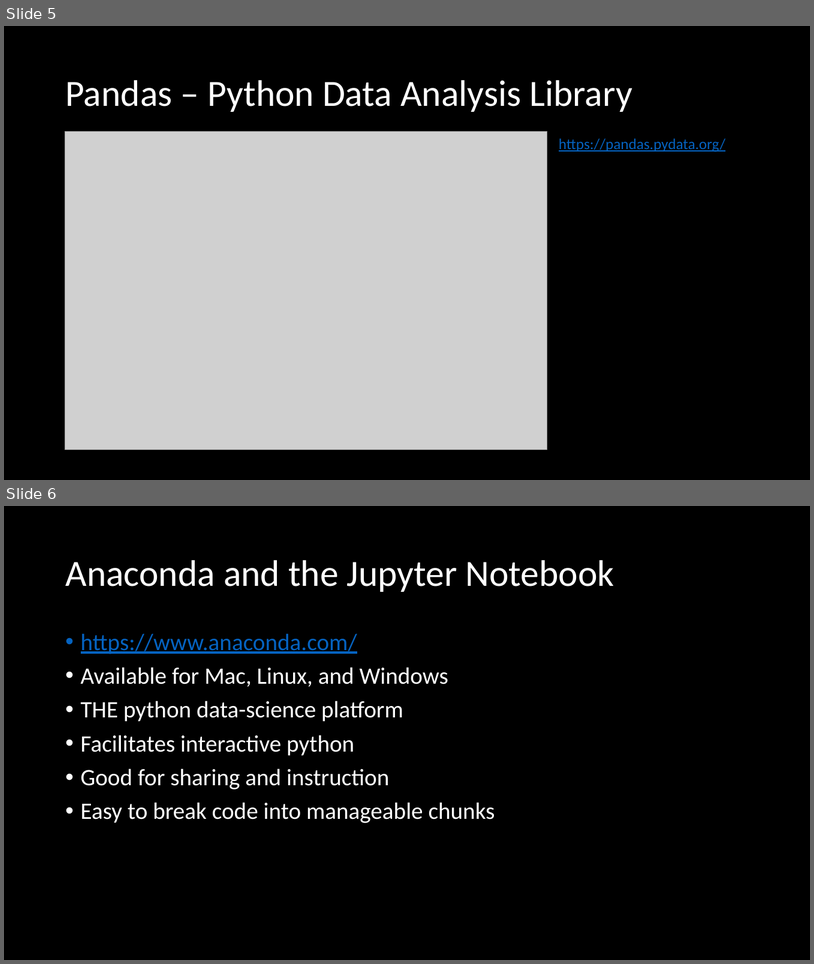
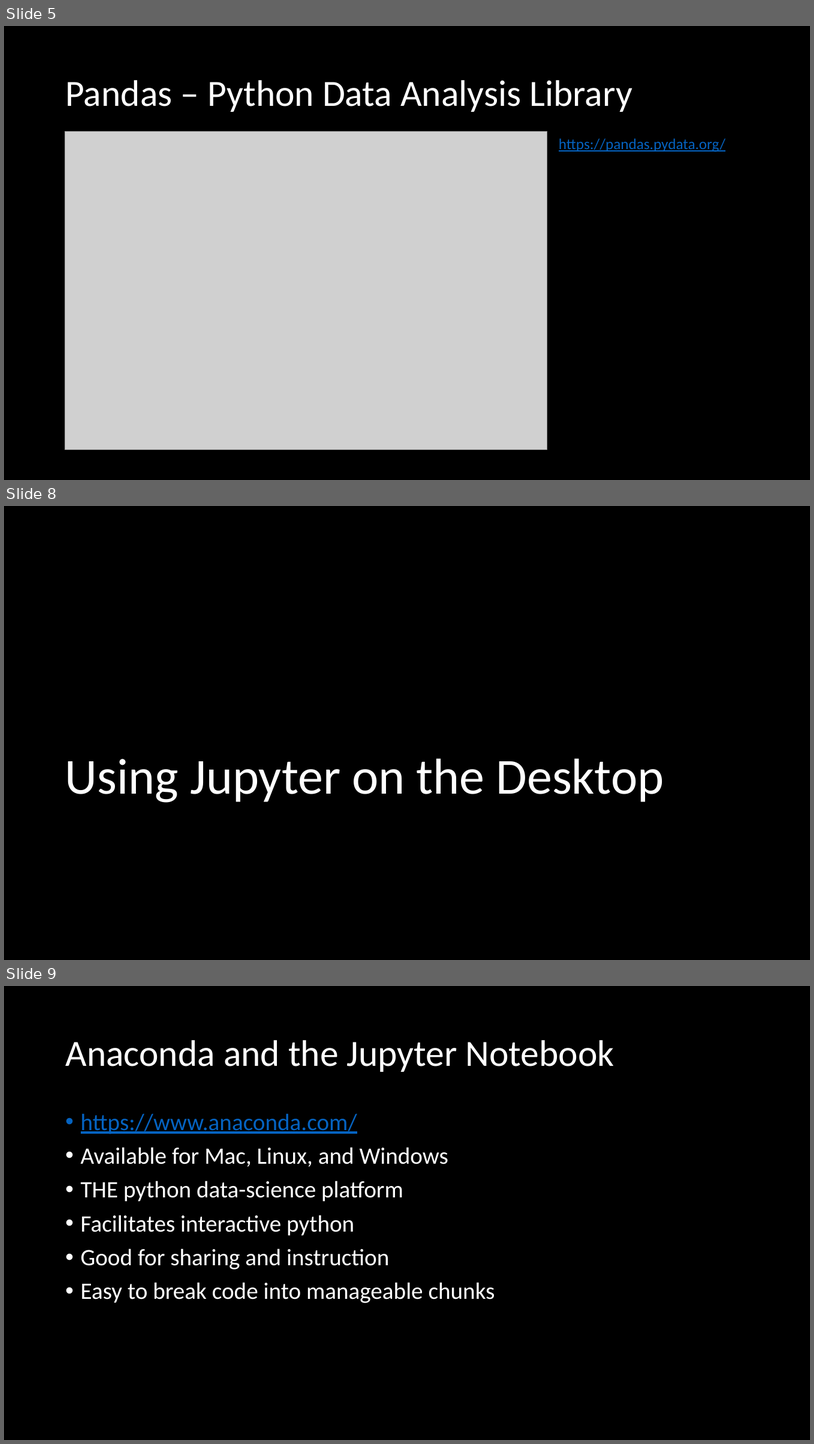
Before and after one commit to mike-babb/intro_to_python, a slide deck: Introduction to Python.pptx. Shown one above the other, each under a label of ours: slides 5 and 6 before the commit, slides 5, 8 and 9 after it; the slides between them are not shown. The pictures are 814x964 and 814x1444 pixels, drawn with LibreOffice and Linux fonts; fonts in the diff are those of the drawing; grey boxes stand for pictures. Boxes give left, top, right and bottom in pixels: in the first picture for what was removed or moved away, otherwise in the second. Text is boxed around its words. In the diff, an @@ line names an element or a change of style, - is before the commit and + after.

```diff
--- a/Introduction to Python.pptx
+++ b/Introduction to Python.pptx
@@ slide 8 added at [4,506,810,960], background #000000 @@
@@ title added at [65,758,665,802], 60 pt, text #FFFFFF @@
+Using Jupyter on the Desktop
@@ what was slide 6 is now slide 9 @@
```
Also in this commit, not shown: 2 slides changed, 2 other slides added, 7 other files.
